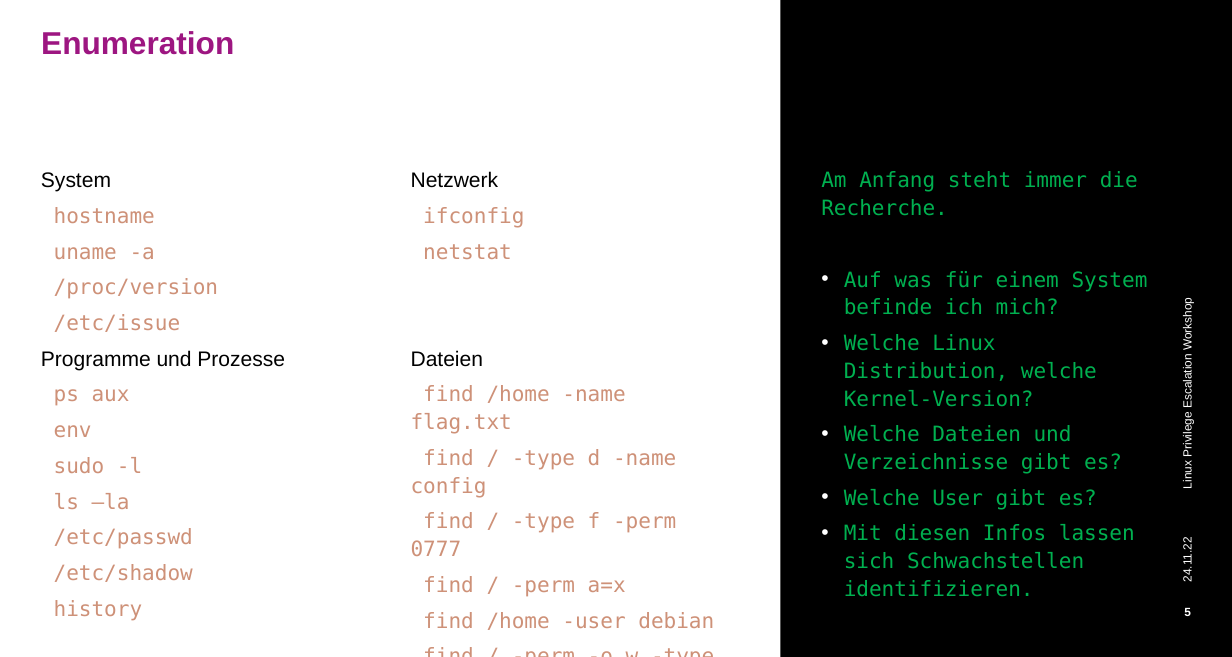
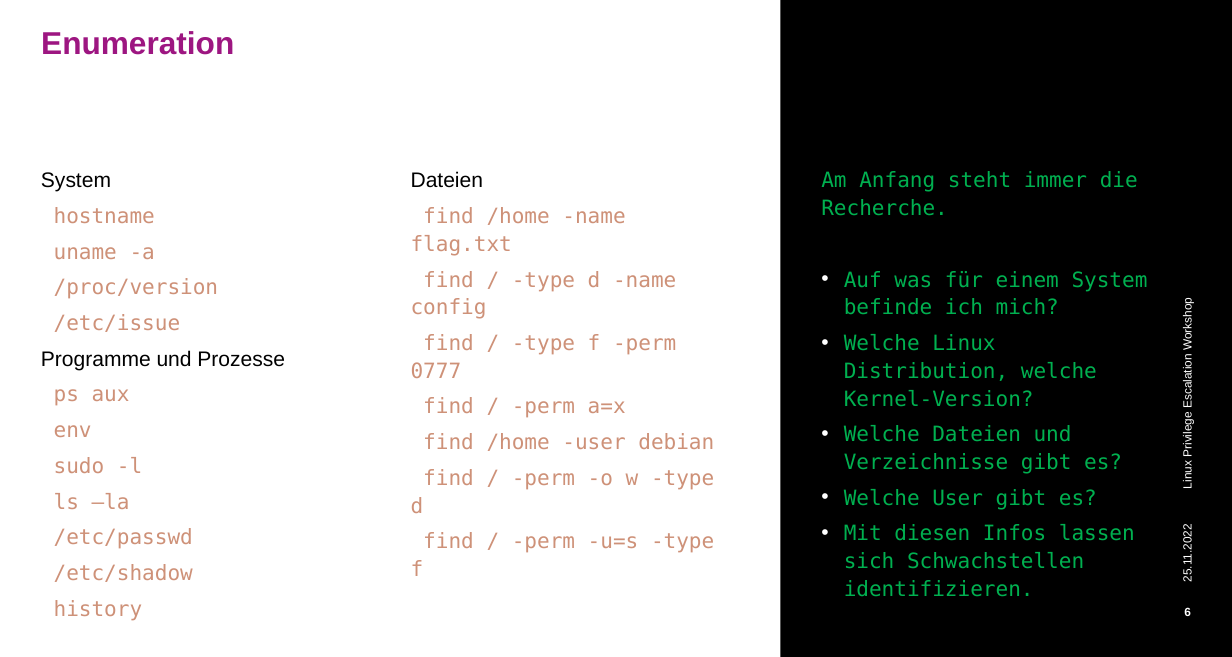
Before and after one commit to hueami/lpe_workshop, a slide deck: slide 6 of Powerpoint.pptx (slide 5 before the commit). Drawn at 1232x657 pixels with LibreOffice and Linux fonts; fonts in the diff are those of the drawing; background and template pictures are left out. Boxes give left, top, right and bottom in pixels: in the first picture for what was removed or moved away, otherwise in the second. Text is boxed around its words. In the diff, an @@ line names an element or a change of style, - is before the commit and + after.

```diff
--- a/Powerpoint.pptx
+++ b/Powerpoint.pptx
@@ text at (423, 207, 524, 259): paragraphs removed @@
-Netzwerk
-ifconfig
-netstat
@@ text at (1181, 529, 1194, 581): text changed @@
-24.11.22
+25.11.2022
```
Also in this commit, not shown: 12 other slides changed, 2 slides added, 1 slide removed.
